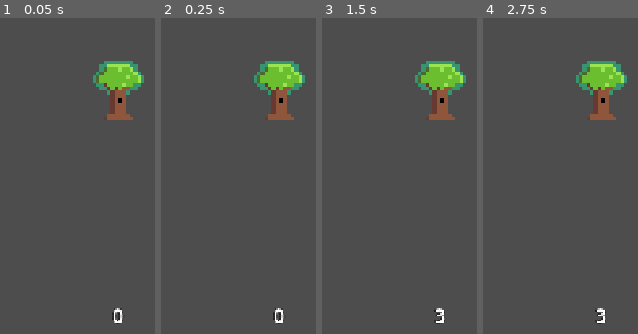
Above: before the commit, frames 1-4 (left to right).
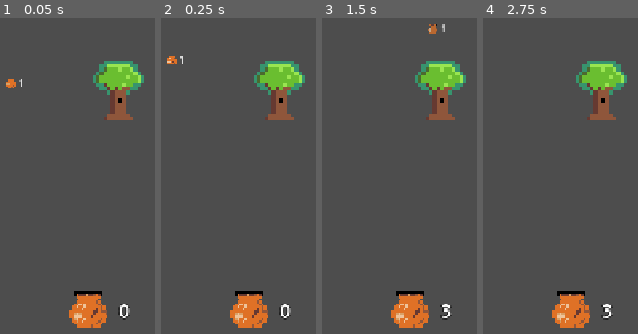
Above: after the commit, the same moments.

Repository: starcereal/project-bears
Game: Godot game, scene res://Scenes/World/world.tscn
The game is run twice, just before and just after one commit, with the same random seed, the same clock (stepped at 60 frames per second) and the same inputs.
Inputs (mouse positions are in pixels of both pictures, inside the frame that each line leads up to):
- Up to frame 1 (0.05 s): no input
- Up to frame 2 (0.25 s): no input
- Up to frame 3 (1.5 s): move the mouse to (439, 90) at 0.52 s; press the mouse at (439, 90) at 0.53 s; move the mouse to (outside the picture) at 1.27 s; release the mouse at (outside the picture) at 1.28 s; click (outside the picture) at 1.35 s
- Up to frame 4 (2.75 s): tap Enter at 2 s; move the mouse to (outside the picture) at 2.02 s; press the mouse at (outside the picture) at 2.03 s

The runs differ from the first frame. In frame 1, 2.9% of the frame differs, in the area x 3-84%, y 19-99%; in frame 2, 2.9%; in frame 3, 2.9%, in the area x 44-84%, y 1-99%; in frame 4, 2.7%.

Commit message:
clicking on tree will show money label

Diff:
--- a/Scenes/UI/hud.tscn
+++ b/Scenes/UI/hud.tscn
@@ -1,6 +1,7 @@
-[gd_scene load_steps=2 format=3 uid="uid://cv32lchg2nqn3"]
+[gd_scene load_steps=3 format=3 uid="uid://cv32lchg2nqn3"]
 
 [ext_resource type="Script" uid="uid://bwxe7m5ptpta" path="res://Scripts/UI/hud.gd" id="1_sprlj"]
+[ext_resource type="Texture2D" uid="uid://bjthxe4a788i5" path="res://Assets/Graphics/Icons/honeyicon.png" id="2_ny26j"]
 
 [node name="HUD" type="CanvasLayer" groups=["hud"]]
 script = ExtResource("1_sprlj")
@@ -11,9 +12,8 @@
 anchor_top = 1.0
 anchor_right = 0.5
 anchor_bottom = 1.0
-offset_left = -128.0
-offset_top = -64.0
-offset_right = 128.0
+offset_top = -80.0
+offset_right = 256.0
 grow_horizontal = 2
 grow_vertical = 0
 theme_override_colors/font_color = Color(1, 1, 1, 1)
@@ -21,5 +21,9 @@
 theme_override_constants/outline_size = 4
 theme_override_font_sizes/font_size = 32
 text = "0"
-horizontal_alignment = 1
 vertical_alignment = 1
+
+[node name="Sprite2D" type="Sprite2D" parent="HoneyLabel"]
+position = Vector2(-48, 40)
+scale = Vector2(3.875, 3.875)
+texture = ExtResource("2_ny26j")
--- /dev/null
+++ b/Scenes/UI/resource_label_particle.gd
@@ -0,0 +1,6 @@
+extends Node2D
+
+
+func _on_animation_player_animation_finished(anim_name: StringName) -> void:
+	if anim_name == "show_resource_count":
+		queue_free()
--- a/Scenes/UI/resource_label_particle.tscn
+++ b/Scenes/UI/resource_label_particle.tscn
@@ -1,3 +1,87 @@
-[gd_scene format=3 uid="uid://dmiitgcfalq3b"]
+[gd_scene load_steps=6 format=3 uid="uid://dmiitgcfalq3b"]
+
+[ext_resource type="Texture2D" uid="uid://bjthxe4a788i5" path="res://Assets/Graphics/Icons/honeyicon.png" id="1_hi8ib"]
+[ext_resource type="Script" uid="uid://b03gkd8v6px6y" path="res://Scenes/UI/resource_label_particle.gd" id="1_qiov7"]
+
+[sub_resource type="Animation" id="Animation_hi8ib"]
+resource_name = "show_resource_count"
+length = 0.6
+tracks/0/type = "value"
+tracks/0/imported = false
+tracks/0/enabled = true
+tracks/0/path = NodePath(".:modulate")
+tracks/0/interp = 1
+tracks/0/loop_wrap = true
+tracks/0/keys = {
+"times": PackedFloat32Array(0, 0.4, 0.6),
+"transitions": PackedFloat32Array(1, 1, 1),
+"update": 0,
+"values": [Color(1, 1, 1, 1), Color(1, 1, 1, 1), Color(1, 1, 1, 0)]
+}
+tracks/1/type = "value"
+tracks/1/imported = false
+tracks/1/enabled = true
+tracks/1/path = NodePath(".:position")
+tracks/1/interp = 1
+tracks/1/loop_wrap = true
+tracks/1/keys = {
+"times": PackedFloat32Array(0, 0.6),
+"transitions": PackedFloat32Array(1, 1),
+"update": 0,
+"values": [Vector2(0, 0), Vector2(0, -54)]
+}
+
+[sub_resource type="Animation" id="Animation_qiov7"]
+length = 0.001
+tracks/0/type = "value"
+tracks/0/imported = false
+tracks/0/enabled = true
+tracks/0/path = NodePath(".:modulate")
+tracks/0/interp = 1
+tracks/0/loop_wrap = true
+tracks/0/keys = {
+"times": PackedFloat32Array(0),
+"transitions": PackedFloat32Array(1),
+"update": 0,
+"values": [Color(1, 1, 1, 1)]
+}
+tracks/1/type = "value"
+tracks/1/imported = false
+tracks/1/enabled = true
+tracks/1/path = NodePath(".:position")
+tracks/1/interp = 1
+tracks/1/loop_wrap = true
+tracks/1/keys = {
+"times": PackedFloat32Array(0),
+"transitions": PackedFloat32Array(1),
+"update": 0,
+"values": [Vector2(0, 0)]
+}
+
+[sub_resource type="AnimationLibrary" id="AnimationLibrary_qiov7"]
+_data = {
+&"RESET": SubResource("Animation_qiov7"),
+&"show_resource_count": SubResource("Animation_hi8ib")
+}
 
 [node name="ResourceLabelParticle" type="Node2D"]
+script = ExtResource("1_qiov7")
+
+[node name="ResourceLabelParticle" type="Label" parent="."]
+offset_right = 128.0
+offset_bottom = 49.0
+scale = Vector2(0.5, 0.5)
+text = "1
+"
+
+[node name="Sprite2D" type="Sprite2D" parent="ResourceLabelParticle"]
+position = Vector2(-12, 12)
+texture = ExtResource("1_hi8ib")
+
+[node name="AnimationPlayer" type="AnimationPlayer" parent="ResourceLabelParticle"]
+libraries = {
+&"": SubResource("AnimationLibrary_qiov7")
+}
+autoplay = "show_resource_count"
+
+[connection signal="animation_finished" from="ResourceLabelParticle/AnimationPlayer" to="." method="_on_animation_player_animation_finished"]
--- a/Scenes/World/world.tscn
+++ b/Scenes/World/world.tscn
@@ -1,8 +1,9 @@
-[gd_scene load_steps=4 format=3 uid="uid://lvbgewrsii8c"]
+[gd_scene load_steps=5 format=3 uid="uid://lvbgewrsii8c"]
 
 [ext_resource type="PackedScene" uid="uid://cokcnsuq4a15g" path="res://Scenes/Structures/BigTree.tscn" id="1_t1gg8"]
 [ext_resource type="PackedScene" uid="uid://cmfs13udvi5i6" path="res://Scenes/Utility/hidden_camera.tscn" id="2_yp2ti"]
 [ext_resource type="PackedScene" uid="uid://cv32lchg2nqn3" path="res://Scenes/UI/hud.tscn" id="3_3rhlx"]
+[ext_resource type="PackedScene" uid="uid://dmiitgcfalq3b" path="res://Scenes/UI/resource_label_particle.tscn" id="4_vadfg"]
 
 [node name="World" type="Node2D"]
 
@@ -13,3 +14,6 @@
 position = Vector2(568, 376)
 
 [node name="HUD" parent="." instance=ExtResource("3_3rhlx")]
+
+[node name="ResourceLabelParticle" parent="." instance=ExtResource("4_vadfg")]
+position = Vector2(488, 352)
--- a/Scripts/Structures/clickable_area.gd
+++ b/Scripts/Structures/clickable_area.gd
@@ -23,4 +23,11 @@
 	cooldown = clampf(cooldown - delta, 0, click_cooldown)
 	if is_mouse_on and Input.is_action_pressed("click") and is_zero_approx(cooldown):
 		cooldown = click_cooldown
+
+		#emit resource particle label
+		var new_resource_label : Object = GlobalPreloads.ResourceLabelParticle.instantiate()
+		new_resource_label.position = get_local_mouse_position()
+		new_resource_label.position.y -= 15
+		owner.add_child(new_resource_label)
+
 		give_money.emit()
--- a/Scripts/UI/hud.gd
+++ b/Scripts/UI/hud.gd
@@ -5,5 +5,5 @@
 # do we say fuggit and update the text every frame?
 # theres nothing heavy in our game
 
-func _physics_process(delta: float) -> void:
+func _physics_process(_delta: float) -> void:
 	honey_label.text = str(roundi(Global.honey_count))
--- /dev/null
+++ b/Scripts/UI/resource_label_particle.gd
@@ -0,0 +1,23 @@
+extends Label
+
+var is_crit : bool = false
+@onready var crit_icon = $CritIcon
+@onready var animation_player = $AnimationPlayer
+
+#var damage_scale : float
+#
+#func _ready():
+	#scale *= 1 * (1+(damage_scale*.01))
+
+func _on_animation_player_animation_finished(_anim_name):
+	queue_free()
+
+func _ready():
+	if is_crit:
+		animation_player.play("show_crit")
+		crit_icon.show()
+		self_modulate = "orange"
+		z_index += 1
+
+	else:
+		animation_player.play("show_damage")
Binary file added: Assets/Graphics/Icons/honeyicon.png
Not shown, added: Assets/Graphics/Icons/honeyicon.png.import
Not shown, added: Scenes/UI/resource_label_particle.gd.uid
Not shown, added: Scripts/UI/resource_label_particle.gd.uid
